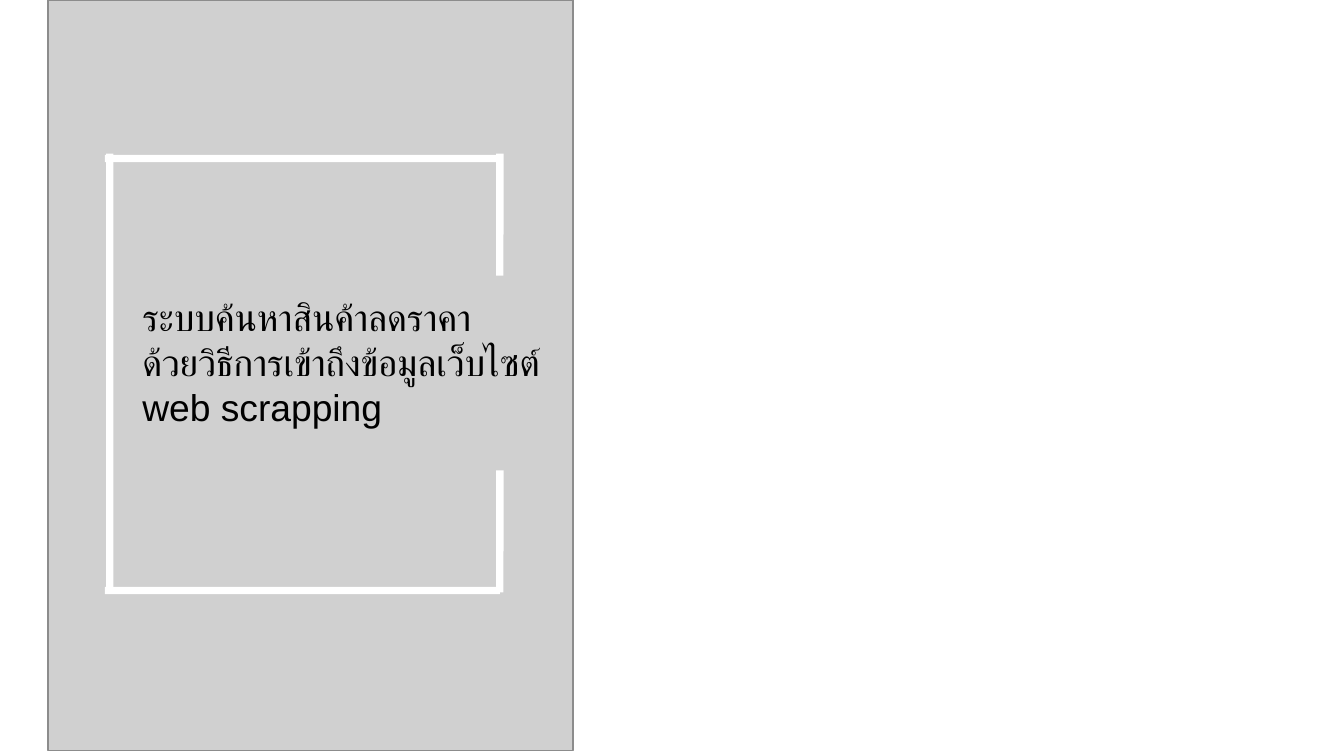
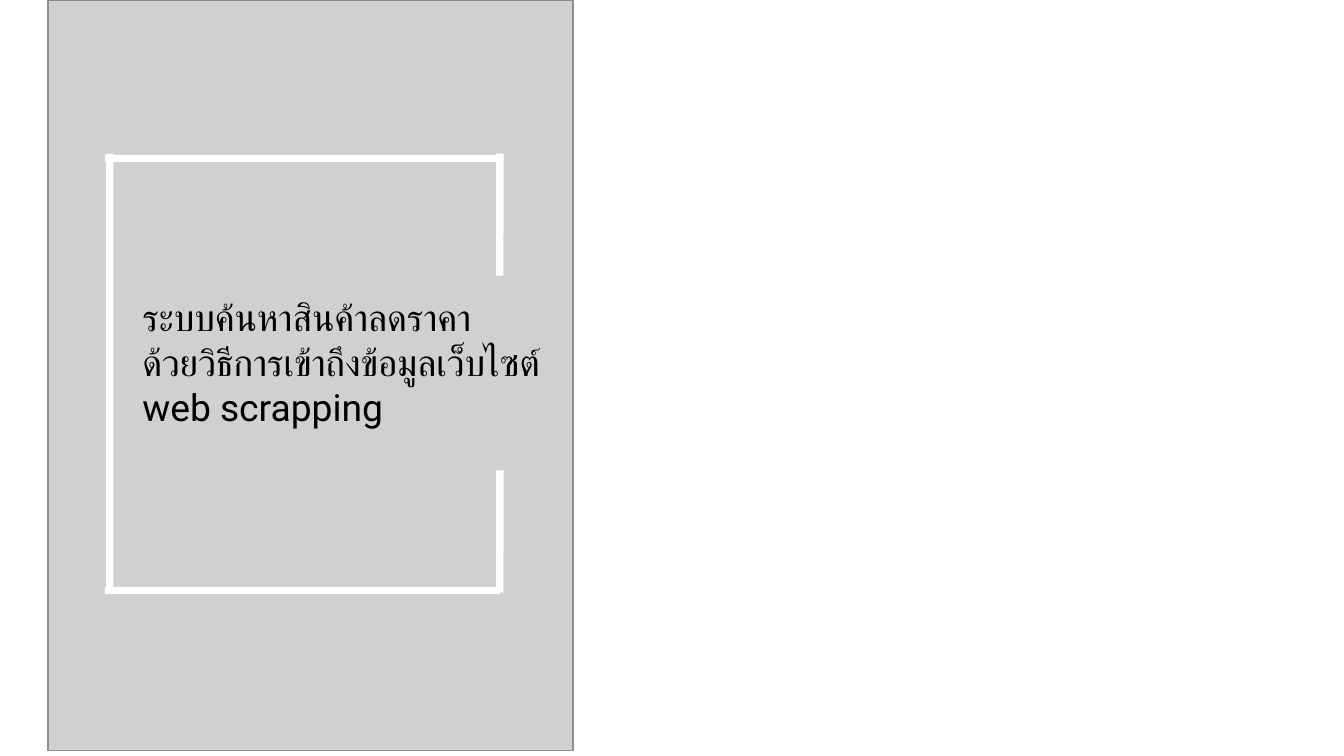
Before and after one commit to mandarinkb/project-final-document, a slide deck: slide 1 of presentation/slide-presentation.odp. Drawn at 1344x756 pixels with LibreOffice and Linux fonts; fonts in the diff are those of the drawing; grey boxes stand for pictures; background and template pictures are left out. Boxes give left, top, right and bottom in pixels: in the first picture for what was removed or moved away, otherwise in the second. Text is boxed around its words. In the diff, an @@ line names an element or a change of style, - is before the commit and + after.

```diff
--- a/presentation/slide-presentation.odp
+++ b/presentation/slide-presentation.odp
@@ text "ระบบค้นหาสินค้าลดราคา" at (x1=142, y1=302, x2=540, y2=429): font Arial to Roboto @@
```
Also in this commit, not shown: 1 other slide changed, 1 slide added, 1 slide removed, 1 other file.
